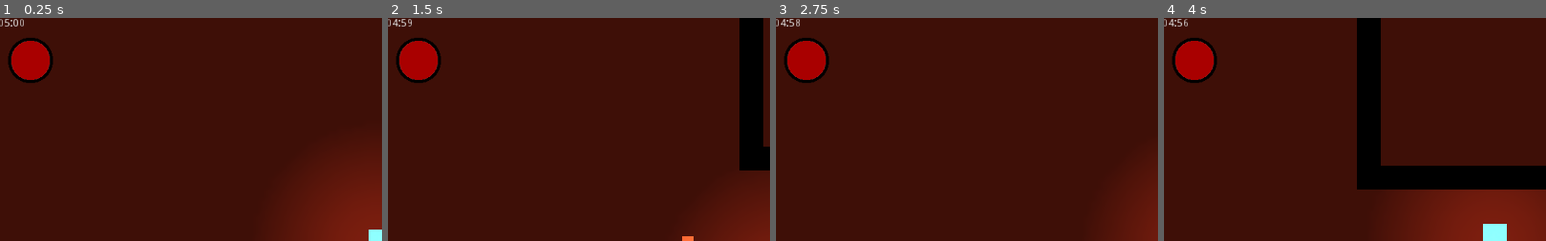
Above: before the commit, frames 1-4 (left to right).
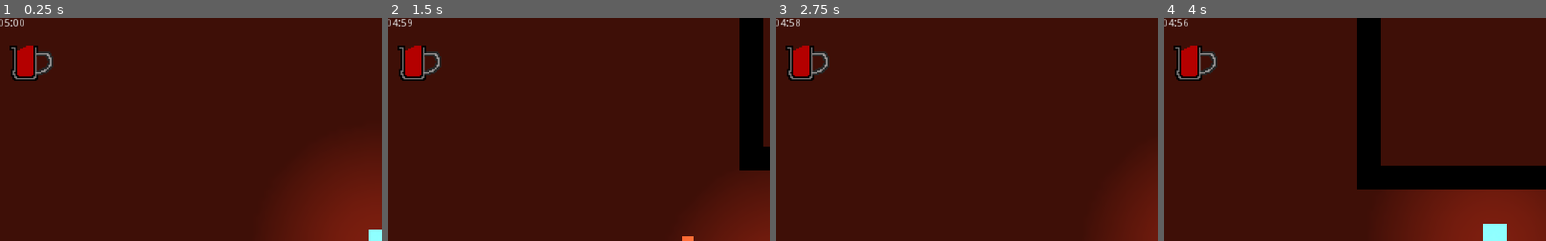
Above: after the commit, the same moments.

Repository: quiet-night-studio/redemption
Game: Godot game, scene res://scenes/Level.tscn
The game is run twice, just before and just after one commit, with the same random seed, the same clock (stepped at 60 frames per second) and the same inputs.
Inputs (mouse positions are % of the whole screen's width and height, from its top left):
- Up to frame 1 (0.25 s): no input
- Up to frame 2 (1.5 s): tap Enter at 0.5 s; move the mouse to (72, 45) at 0.52 s; hold Right (ui_right) 0.53-1.28 s; click (72, 45) at 0.6 s; move the mouse to (30, 55) at 1.27 s; hold Down (ui_down) from 1.28 s (still down); click (30, 55) at 1.35 s
- Up to frame 3 (2.75 s): move the mouse to (60, 28) at 2.02 s; release Down (ui_down) at 2.03 s; hold Right (ui_right) from 2.03 s (still down); click (60, 28) at 2.1 s
- Up to frame 4 (4 s): move the mouse to (45, 70) at 2.77 s; release Right (ui_right) at 2.78 s; hold Up (ui_up) 2.78-3.53 s; click (45, 70) at 2.85 s; move the mouse to (80, 65) at 3.52 s; hold Left (ui_left) from 3.53 s (still down); click (80, 65) at 3.6 s
The pictures show only the part of the screen within x 0-50%, y 0-50%; the shares and areas given below are measured in that part.

The runs differ from the first frame. In frame 1, 1.3% of the frame differs, in the area x 2-14%, y 8-30%; in frame 2, 1.3%; in frame 3, 1.3%; in frame 4, 1.3%.

Commit message:
Healthbar art redesign
Meant to imitate a jug filled with blood/health. It's a random design that popped into my head so I decided to make it.

Diff:
--- a/scenes/HealthDisplay.tscn
+++ b/scenes/HealthDisplay.tscn
@@ -1,9 +1,9 @@
 [gd_scene load_steps=7 format=2]
 
-[ext_resource path="res://assets/healthbar_full.png" type="Texture" id=1]
+[ext_resource path="res://assets/healthjug_empty.png" type="Texture" id=1]
 [ext_resource path="res://scripts/HealthDisplay.gd" type="Script" id=2]
 [ext_resource path="res://assets/healthbar_rim.png" type="Texture" id=3]
-[ext_resource path="res://assets/healthbar_empty.png" type="Texture" id=4]
+[ext_resource path="res://assets/healthjug_full.png" type="Texture" id=4]
 [ext_resource path="res://assets/ammo_count.png" type="Texture" id=5]
 [ext_resource path="res://assets/ammo_count_grayscale.png" type="Texture" id=6]
 
@@ -25,10 +25,11 @@
 margin_right = 100.0
 margin_bottom = 25.0
 value = 100.0
-texture_under = ExtResource( 4 )
-texture_progress = ExtResource( 1 )
+texture_under = ExtResource( 1 )
+texture_progress = ExtResource( 4 )
 fill_mode = 3
 
 [node name="HealthRim" type="Sprite" parent="HealthBar"]
+visible = false
 position = Vector2( 32, 32 )
 texture = ExtResource( 3 )
Binary file added: assets/healthjug_empty.png
Not shown, added: assets/healthjug_empty.png.import
Binary file added: assets/healthjug_full.png
Not shown, added: assets/healthjug_full.png.import
